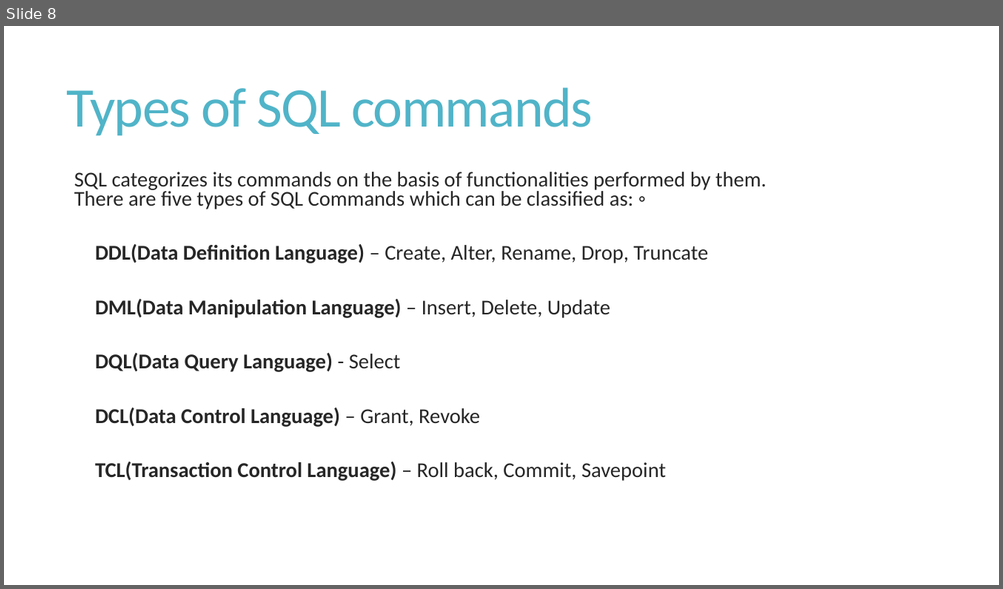
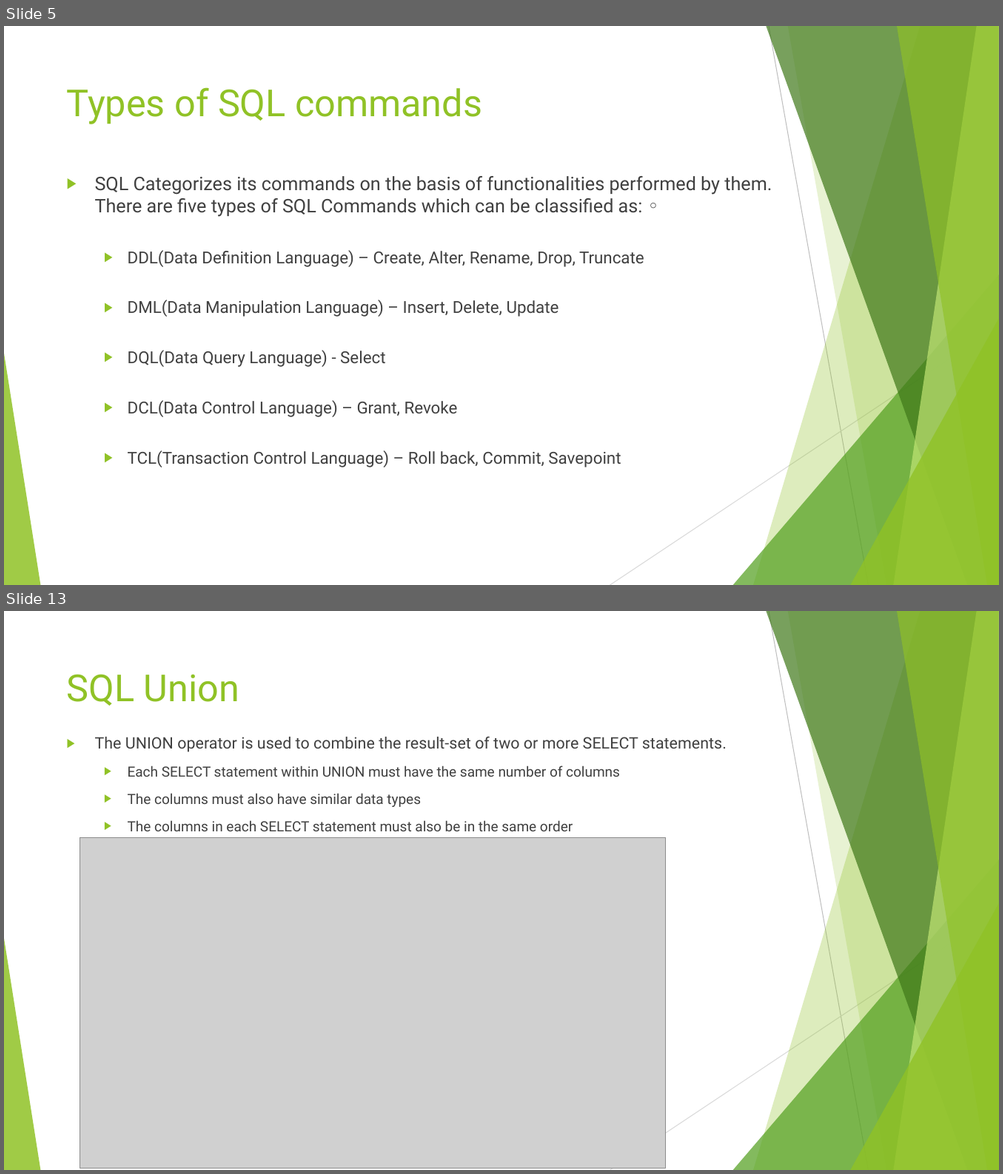
Before and after one commit to ubaid-shah/SQL-repository, a slide deck: SQL-Introduction.pptx. Shown one above the other, each under a label of ours: slide 8 before the commit, slides 5 and 13 after it; the slides between them are not shown. The pictures are 1003x589 and 1003x1174 pixels, drawn with LibreOffice and Linux fonts; fonts in the diff are those of the drawing; grey boxes stand for pictures. Boxes give left, top, right and bottom in pixels: in the first picture for what was removed or moved away, otherwise in the second. Text is boxed around its words. In the diff, an @@ line names an element or a change of style, - is before the commit and + after.

```diff
--- a/SQL-Introduction.pptx
+++ b/SQL-Introduction.pptx
@@ slide 13 added at [4, 611, 999, 1170], background #FFFFFF; not listed: 10 template elements that a slide beside it also shows @@
@@ title added at [67, 674, 239, 706], 36 pt, text #90C226 @@
+SQL Union
@@ text added at [95, 736, 726, 832], 13.6 pt, text #404040 @@
+▶ The UNION operator is used to combine the result-set of two or more SELECT statements.
+  ▶ Each SELECT statement within UNION must have the same number of columns
+  ▶ The columns must also have similar data types
+  ▶ The columns in each SELECT statement must also be in the same order
@@ picture added at [79, 838, 665, 1169] @@
@@ what was slide 8 is now slide 5 @@
@@ slide 5 changed as well @@
@@ title "Types of SQL commands" at [67, 87, 482, 124]: size 54 to 36 pt, font Calibri to Roboto, text colour #50B4C8 to #90C226, letter spacing -1.2 to 0 pt; line spacing 0.85 to 1; vertical alignment middle to top @@
@@ text at [95, 176, 771, 217]: text changed; size 20.4 to 18 pt; font Calibri to Roboto; text colour #262626 to #404040 @@
-  SQL categorizes its commands on the basis of functionalities performed by them. There are five types of SQL Commands which can be classified as: ◦
+▶ SQL Categorizes its commands on the basis of functionalities performed by them. There are five types of SQL Commands which can be classified as: ◦
@@ text at [128, 250, 644, 468]: size 20.4 to 16 pt, font Calibri to Roboto, text colour #262626 to #404040 in "DDL(Data Definition Language) – Create, Alter, Rename, ...", "DML(Data Manipulation Language) – Insert, Delete, Update", "DQL(Data Query Language) - Select", "DCL(Data Control Language) – Grant, Revoke" and 1 more places; bold off in "DDL(Data Definition Language)", "DML(Data Manipulation Language)", "DQL(Data Query Language)", "DCL(Data Control Language)" and 1 more places; bullet   to ▶; line spacing 1.9 to 2; more space between paragraphs @@
@@ group added at [4, 26, 999, 585]: 5 freeform shapes, 3 triangles, 2 lines @@
```
Also in this commit, not shown: 5 other slides changed, 6 other slides added, 3 slides removed, 5 other files.
